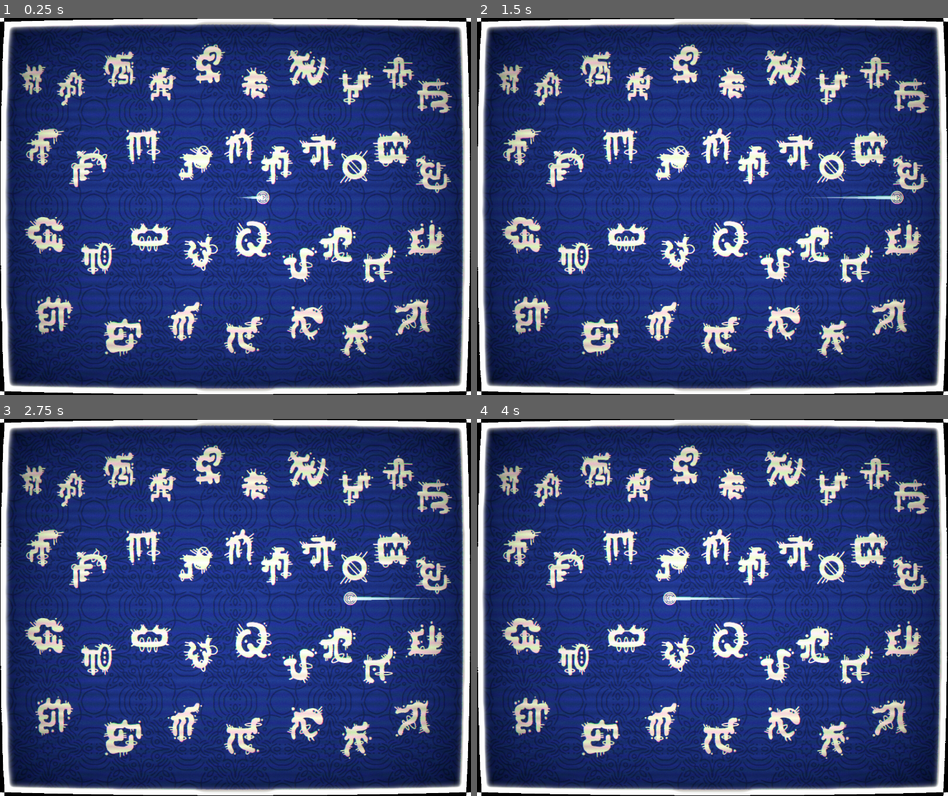
Above: before the commit, frames 1-4 (two rows, left to right).
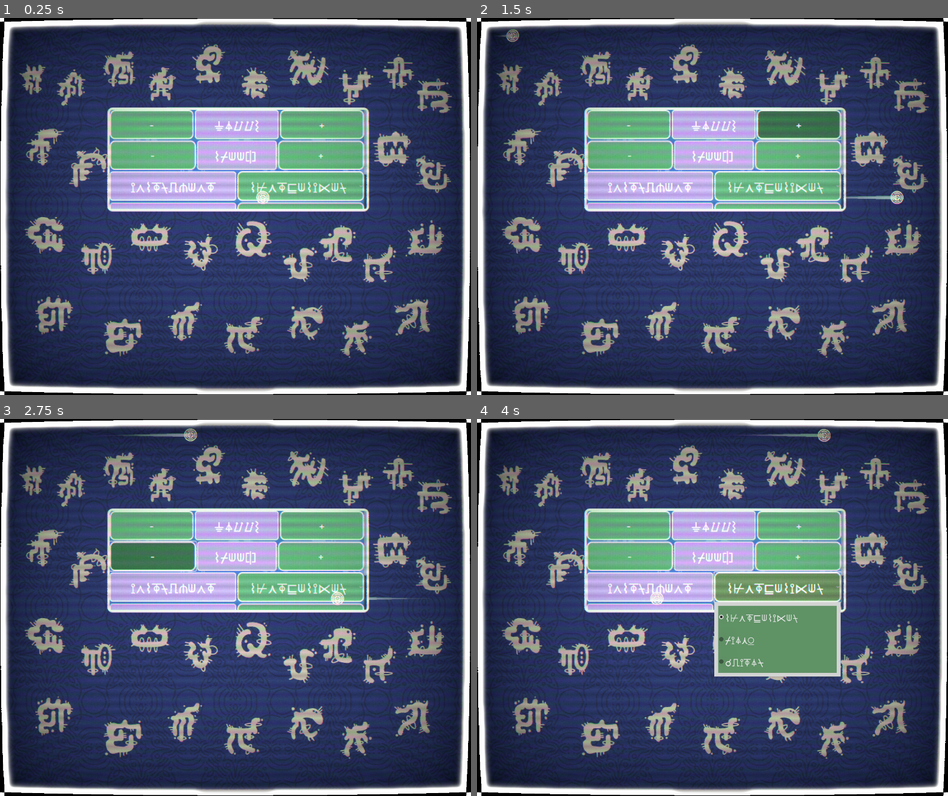
Above: after the commit, the same moments.

Repository: C-RJohnston/KBoard-Pong
Game: Godot game, scene res://MainScene.tscn
Two runs of this game, one before a commit and one after it. Both use one fixed random seed, a clock stepped at 60 frames per second and the inputs below.
Inputs (mouse positions are in pixels of both pictures, inside the frame that each line leads up to):
- Up to frame 1 (0.25 s): no input
- Up to frame 2 (1.5 s): click (627, 123) at 0.5 s, where only the run after the commit has a clickable "-"; click (797, 123) at 1.25 s, where only the run after the commit has a clickable "+"
- Up to frame 3 (2.75 s): click (150, 554) at 2 s, where only the run after the commit has a clickable "-"
- Up to frame 4 (4 s): click (797, 554) at 2.75 s, where only the run after the commit has a clickable "+"; click (778, 588) at 3.5 s, where only the run after the commit has a clickable "⌇⊬⋏⏁⊑⟒⌇⟟⋉⟒⍀"

The runs differ from the first frame. In frame 1, 46% of the frame differs, in the area x 4-99%, y 1-99%; in frame 2, 47%; in frame 3, 47%; in frame 4, 48%.

Commit message:
Revert "added wall sound"
This reverts commit a6cbe4bf24fb37427e598b855f1461651b235d0c.

Diff:
--- a/CamCave/sounds.gd
+++ b/CamCave/sounds.gd
@@ -2,7 +2,6 @@
 
 @export var path = preload("res://Assets/A4 Piano.wav")
 @export var chord_path = preload("res://Assets/bass a4.wav")
-var perc_path = preload("res://Assets/39003__nednednerb__doublekick.wav")
 
 #@export var lines_ref: Line
 
@@ -162,16 +161,3 @@
 
 func _on_scale_option_item_selected(index):
 	chosen_scale = index
-
-func play_wall_sound():
-	var player = AudioStreamPlayer.new()
-	add_child(player)
-	player.stream = perc_path
-	player.play()
-	await get_tree().create_timer(4.0).timeout
-	player.queue_free()
-
-
-func _on_ball_body_entered(body):
-	if body.is_in_group("wall"):
-		play_wall_sound()
--- a/MainScene.tscn
+++ b/MainScene.tscn
@@ -72,10 +72,10 @@
 glow_hdr_scale = 0.65
 
 [sub_resource type="RectangleShape2D" id="RectangleShape2D_trjgi"]
-size = Vector2(1480, 10)
+size = Vector2(1500, 20)
 
 [sub_resource type="RectangleShape2D" id="RectangleShape2D_53cqu"]
-size = Vector2(10, 1180)
+size = Vector2(20, 1200)
 
 [sub_resource type="ShaderMaterial" id="ShaderMaterial_xg7hi"]
 shader = ExtResource("8_jqaqw")
@@ -111,21 +111,19 @@
 
 [node name="Ball" parent="." instance=ExtResource("1_4cffp")]
 position = Vector2(743, 572)
-max_contacts_reported = 1874919424
 
 [node name="Sounds" parent="." instance=ExtResource("3_ggpmk")]
 path = ExtResource("4_6f4bd")
 
 [node name="Borders" type="Node2D" parent="."]
 
-[node name="Top" type="StaticBody2D" parent="Borders" groups=["wall"]]
-position = Vector2(750, 0)
-physics_material_override = ExtResource("1_7f0lv")
+[node name="Top" type="StaticBody2D" parent="Borders"]
+position = Vector2(750, 13)
 
 [node name="CollisionShape2D" type="CollisionShape2D" parent="Borders/Top"]
 shape = SubResource("RectangleShape2D_trjgi")
 
-[node name="Bottom" type="StaticBody2D" parent="Borders" groups=["wall"]]
+[node name="Bottom" type="StaticBody2D" parent="Borders"]
 position = Vector2(0, 1187)
 physics_material_override = ExtResource("1_7f0lv")
 
@@ -133,15 +131,15 @@
 position = Vector2(750, 0)
 shape = SubResource("RectangleShape2D_trjgi")
 
-[node name="Left" type="StaticBody2D" parent="Borders" groups=["wall"]]
-position = Vector2(0, 600)
+[node name="Left" type="StaticBody2D" parent="Borders"]
+position = Vector2(6, 600)
 physics_material_override = ExtResource("1_7f0lv")
 
 [node name="CollisionShape2D" type="CollisionShape2D" parent="Borders/Left"]
 shape = SubResource("RectangleShape2D_53cqu")
 
-[node name="Right" type="StaticBody2D" parent="Borders" groups=["wall"]]
-position = Vector2(1500, 600)
+[node name="Right" type="StaticBody2D" parent="Borders"]
+position = Vector2(1484, 600)
 physics_material_override = ExtResource("1_7f0lv")
 
 [node name="CollisionShape2D" type="CollisionShape2D" parent="Borders/Right"]
@@ -592,7 +590,6 @@
 offset_bottom = 1200.0
 
 [node name="Bg Fade" type="ColorRect" parent="."]
-visible = false
 anchors_preset = 15
 anchor_right = 1.0
 anchor_bottom = 1.0
@@ -603,11 +600,10 @@
 color = Color(0.2, 0.2, 0.2, 0.4)
 
 [node name="PanelContainer" type="PanelContainer" parent="."]
-visible = false
-offset_left = 355.0
-offset_top = 140.0
-offset_right = 1186.0
-offset_bottom = 524.0
+offset_left = 343.0
+offset_top = 286.0
+offset_right = 1174.0
+offset_bottom = 616.0
 theme = ExtResource("45_m8127")
 
 [node name="ScrollContainer" type="ScrollContainer" parent="PanelContainer"]
@@ -634,7 +630,7 @@
 layout_mode = 2
 size_flags_horizontal = 3
 theme = ExtResource("45_m8127")
-text = "Balls"
+text = "⏚⏃⌰⌰⌇"
 horizontal_alignment = 1
 vertical_alignment = 1
 
@@ -655,7 +651,7 @@
 
 [node name="Label" type="Label" parent="PanelContainer/ScrollContainer/VBoxContainer/Speed"]
 layout_mode = 2
-text = "      Speed      "
+text = "    ⌇⌿⟒⟒⎅     "
 
 [node name="SpeedPlus" type="Button" parent="PanelContainer/ScrollContainer/VBoxContainer/Speed"]
 layout_mode = 2
@@ -670,7 +666,7 @@
 [node name="Label" type="Label" parent="PanelContainer/ScrollContainer/VBoxContainer/Instrument"]
 layout_mode = 2
 size_flags_horizontal = 3
-text = "Instrument"
+text = "⟟⋏⌇⏁⍀⎍⋔⟒⋏⏁"
 horizontal_alignment = 1
 vertical_alignment = 1
 
@@ -681,10 +677,10 @@
 selected = 0
 allow_reselect = true
 item_count = 3
-popup/item_0/text = "Synth 1"
-popup/item_1/text = "Piano"
+popup/item_0/text = "⌇⊬⋏⏁⊑⟒⌇⟟⋉⟒⍀"
+popup/item_1/text = "⌿⟟⏃⋏⍜"
 popup/item_1/id = 1
-popup/item_2/text = "Guitar"
+popup/item_2/text = "☌⎍⟟⏁⏃⍀"
 popup/item_2/id = 2
 
 [node name="Scale" type="HBoxContainer" parent="PanelContainer/ScrollContainer/VBoxContainer"]
@@ -693,7 +689,7 @@
 [node name="Label" type="Label" parent="PanelContainer/ScrollContainer/VBoxContainer/Scale"]
 layout_mode = 2
 size_flags_horizontal = 3
-text = "Scale"
+text = "⌇☊⏃⌰⟒"
 horizontal_alignment = 1
 vertical_alignment = 1
 
@@ -703,14 +699,14 @@
 alignment = 1
 selected = 0
 item_count = 5
-popup/item_0/text = "Major"
-popup/item_1/text = "Minor"
+popup/item_0/text = "⋔⏃⟊⍜⍀"
+popup/item_1/text = "⋔⟟⋏⍜⍀"
 popup/item_1/id = 1
-popup/item_2/text = "Dorian"
+popup/item_2/text = "⎅⍜⍀⟟⏃⋏"
 popup/item_2/id = 2
-popup/item_3/text = "Aeorian"
+popup/item_3/text = "⏃⟒⍀⟟⍜⏃⋏"
 popup/item_3/id = 4
-popup/item_4/text = "Phrygian"
+popup/item_4/text = "⌿⊑⍀⊬☌⟟⏃⋏"
 popup/item_4/id = 5
 
 [node name="ExitMenu" type="HBoxContainer" parent="PanelContainer/ScrollContainer/VBoxContainer"]
@@ -721,8 +717,7 @@
 layout_mode = 2
 size_flags_horizontal = 0
 mouse_filter = 1
-text = "Close Menu
-(Escape)"
+text = "☊⌰⍜⌇⟒ ⋔⟒⋏⎍"
 
 [node name="BG" type="Node2D" parent="."]
 z_index = -9
@@ -831,7 +826,6 @@
 stream = ExtResource("46_nhb4b")
 autoplay = true
 
-[connection signal="body_entered" from="Ball" to="Sounds" method="_on_ball_body_entered"]
 [connection signal="pressed" from="PanelContainer/ScrollContainer/VBoxContainer/Balls/BallMinus" to="." method="_on_ball_minus_pressed"]
 [connection signal="pressed" from="PanelContainer/ScrollContainer/VBoxContainer/Balls/BallPlus" to="." method="_on_ball_plus_pressed"]
 [connection signal="item_selected" from="PanelContainer/ScrollContainer/VBoxContainer/Instrument/InstrumentOption" to="Sounds" method="_on_instrument_option_item_selected"]
--- a/Scenes/Ball/ball.tscn
+++ b/Scenes/Ball/ball.tscn
@@ -19,8 +19,6 @@
 mass = 0.001
 physics_material_override = ExtResource("1_nxljc")
 gravity_scale = 0.0
-contact_monitor = true
-max_contacts_reported = 1
 linear_damp_mode = 1
 angular_damp_mode = 1
 script = ExtResource("1_nclf8")
--- a/project.godot
+++ b/project.godot
@@ -29,7 +29,6 @@
 [global_group]
 
 Ball=""
-wall=""
 
 [input]
 
Not shown: 1 places in GameTheme.tres that only renumber resources
Not shown: 1 places in MainScene.tscn that only renumber resources
